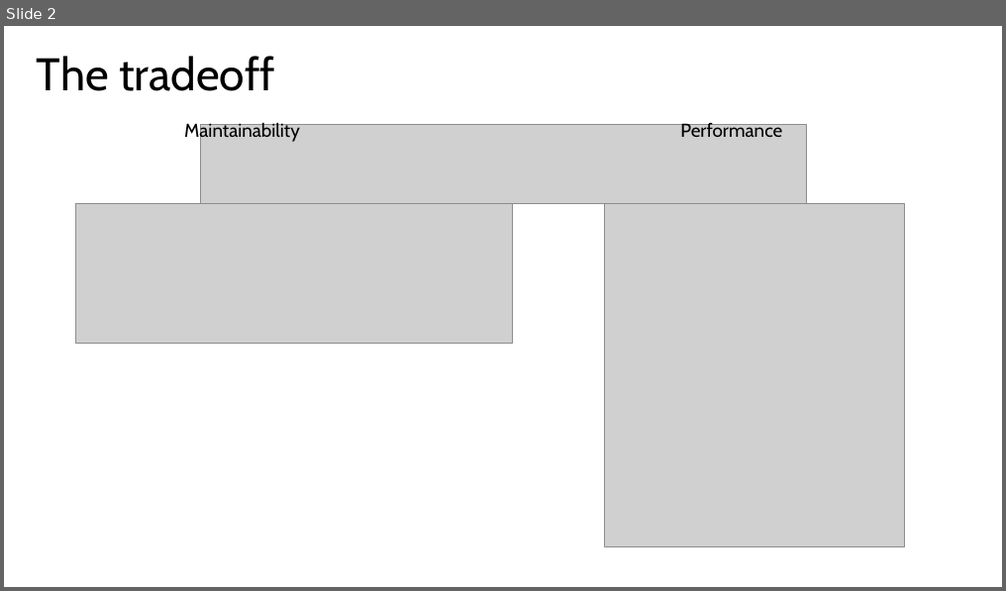
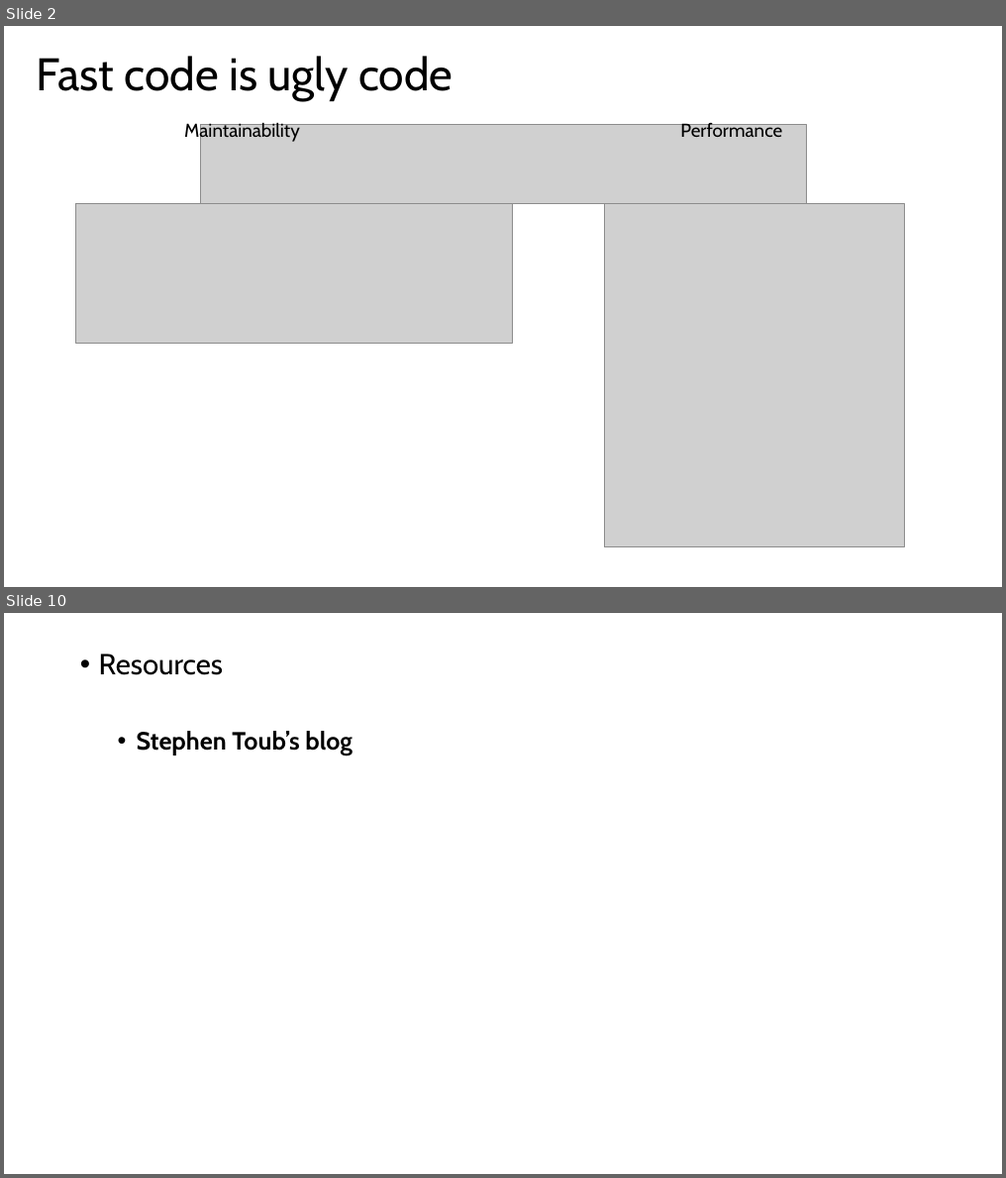
Before and after one commit to jeanhibbert/PerfDemo, a slide deck: PerfDemo.pptx. Shown one above the other, each under a label of ours: slide 2 before the commit, slides 2 and 10 after it; the slides between them are not shown. The pictures are 1006x591 and 1006x1178 pixels, drawn with LibreOffice and Linux fonts; fonts in the diff are those of the drawing; grey boxes stand for pictures. Boxes give left, top, right and bottom in pixels: in the first picture for what was removed or moved away, otherwise in the second. Text is boxed around its words. In the diff, an @@ line names an element or a change of style, - is before the commit and + after.

```diff
--- a/PerfDemo.pptx
+++ b/PerfDemo.pptx
@@ slide 10 added at box(4, 613, 1002, 1174), background #FFFFFF @@
@@ text added at box(99, 654, 352, 756), 24 pt, text #000000, bold @@
+• Resources
+  • Stephen Toub’s blog
@@ slide 2 changed as well @@
@@ title at box(37, 56, 452, 101): text changed @@
-The tradeoff
+Fast code is ugly code
```
Also in this commit, not shown: 3 other slides changed, 5 other slides added, 4 slides removed, 36 other files.
